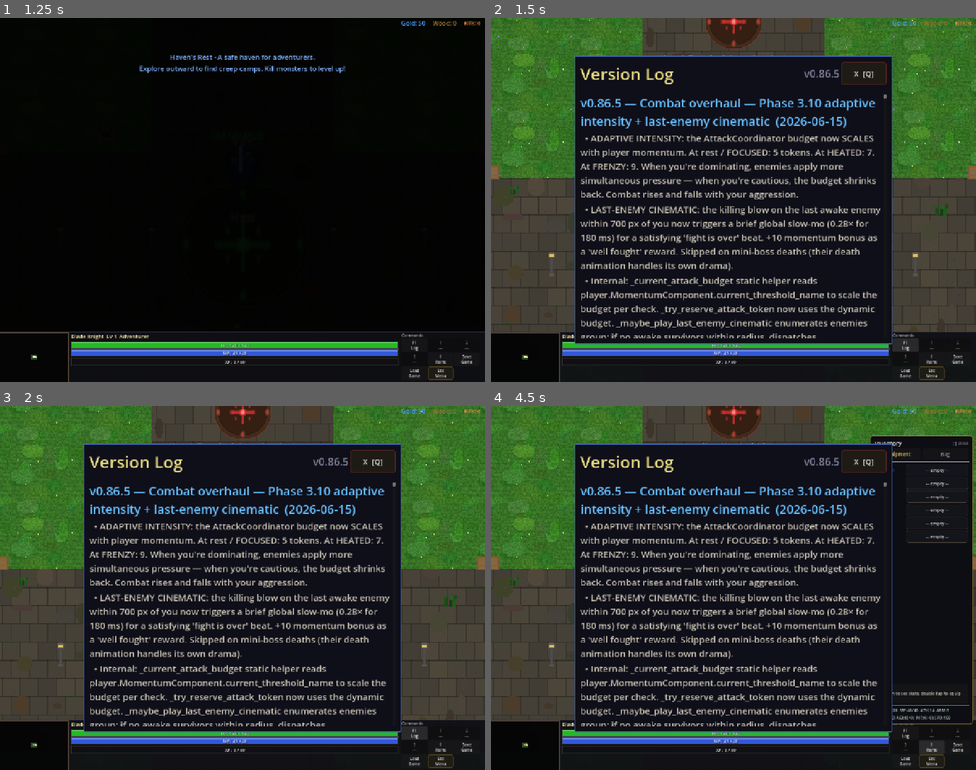
Above: before the commit, frames 1-4 (two rows, left to right).
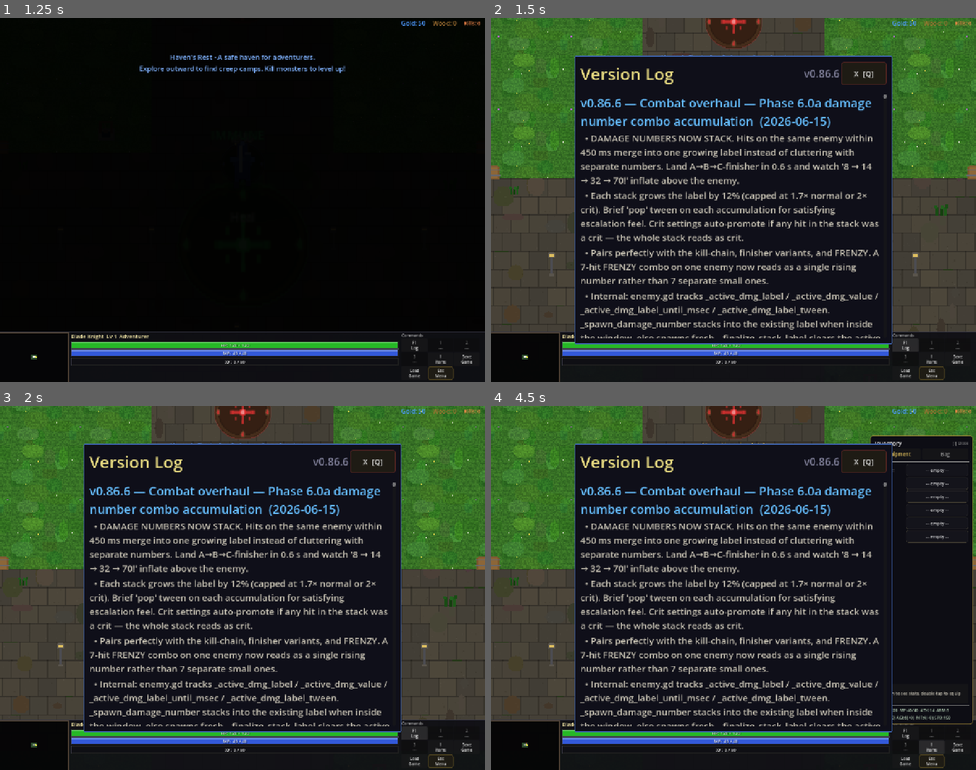
Above: after the commit, the same moments.

Repository: slxny/legends-open-rpg
Game: Godot game, scene res://scenes/main.tscn
The game is run twice, just before and just after one commit, with the same random seed, the same clock (stepped at 60 frames per second) and the same inputs.
Inputs (mouse positions are in pixels of both pictures, inside the frame that each line leads up to):
- Up to frame 1 (1.25 s): tap Enter at 0.5 s; move the mouse to (218, 272) at 0.52 s; hold W (move_up) from 0.53 s (still down); hold Q (ability_1) from 0.53 s (still down); click (218, 272) at 0.67 s
- Up to frame 2 (1.5 s): release W (move_up) at 1.25 s; release Q (ability_1) at 1.25 s; click "F1 Log" at 1.25 s
- Up to frame 3 (2 s): no input
- Up to frame 4 (4.5 s): click "1 ---" at 2 s; click "2 ---" at 2.75 s; click "3 ---" at 3.5 s; click "I Items" at 4.25 s

Frame 1 is identical in both runs. In frame 2, 11% of the frame differs, in the area x 18-81%, y 14-88%; in frame 3, 11%; in frame 4, 11%.

Commit message:
v0.86.6: Combat overhaul — Phase 6.0a damage number combo accumulation
DAMAGE NUMBERS NOW STACK. Hits on the same enemy within 450ms merge
into one growing label instead of cluttering with separate numbers.

A→B→C-finisher in 0.6s now reads as a single inflating label
('8 → 14 → 32 → 70!') instead of 4 separate small numbers stacked.

- enemy.gd: _active_dmg_label / _active_dmg_value /
  _active_dmg_label_until_msec / _active_dmg_label_tween track the
  current stacking label.
- _spawn_damage_number checks if we're inside the 450ms window with a
  valid active label. If yes: accumulate value, update text, kill old
  fade tween, scale up by 12% (capped at 1.7x normal / 2x crit),
  promote settings to crit if any stacking hit was crit, brief pop
  tween, restart fade with fresh window. If no: spawn fresh and
  register as active.
- _finalize_stack_label called at fade end: clears the active
  reference (if it was the active one) and routes to the existing
  _recycle_dmg_label pool path.

Pairs perfectly with kill-chain, finisher variants, and FRENZY. A
7-hit FRENZY combo on one enemy reads as a single rising number
instead of 7 separate small ones.

Headless: smoke all PASS, parse clean. Grep guard CLEAN.

Co-Authored-By: Claude Opus 4.7 (1M context) <noreply@anthropic.com>

Diff:
--- a/scenes/enemies/enemy.gd
+++ b/scenes/enemies/enemy.gd
@@ -108,6 +108,14 @@
 # Killing blow info for death animation selection
 var _last_hit_was_crit: bool = false
 var _overkill_ratio: float = 0.0
+# Phase 6.0a — damage number COMBO ACCUMULATION. Hits within
+# DMG_STACK_WINDOW_MS on this enemy merge into the existing floating
+# label, growing the number rather than cluttering with new labels.
+const DMG_STACK_WINDOW_MS: int = 450
+var _active_dmg_label: Label = null
+var _active_dmg_value: int = 0
+var _active_dmg_label_until_msec: int = 0
+var _active_dmg_label_tween: Tween = null
 # Phase 3.0a — enemy attack telegraph. Tracks whether the wind-up visual
 # has fired for the current attack cycle. The actual damage still applies
 # when _attack_timer hits 0; this just adds a visible anticipation phase
@@ -3162,18 +3170,53 @@
 		GameManager.game_message.emit("%s %s dropped!" % [rarity_name, item.get("name", "Item")], color)
 
 func _spawn_damage_number(amount: int, is_crit: bool) -> void:
+	var _zc = _get_zoom_compensation()
+	var now_msec: int = Time.get_ticks_msec()
+	# Phase 6.0a — combo accumulation: stack into existing active label
+	# if we're inside the stacking window.
+	if _active_dmg_label != null and is_instance_valid(_active_dmg_label) and now_msec < _active_dmg_label_until_msec:
+		_active_dmg_value += amount
+		_active_dmg_label.text = str(_active_dmg_value) + ("!" if is_crit else "")
+		# Promote to crit settings if this hit was a crit.
+		if is_crit:
+			_active_dmg_label.label_settings = _dmg_settings_crit
+		# Kill old fade tween and restart with a fresh window. Each stack
+		# grows the label by 12% for a satisfying escalation.
+		if _active_dmg_label_tween != null and _active_dmg_label_tween.is_valid():
+			_active_dmg_label_tween.kill()
+		_active_dmg_label.modulate.a = 1.0
+		_active_dmg_label.scale = _active_dmg_label.scale * 1.12
+		# Cap growth so the label doesn't fill the screen.
+		var max_s: float = _zc * (2.0 if is_crit else 1.7)
+		if _active_dmg_label.scale.x > max_s:
+			_active_dmg_label.scale = Vector2(max_s, max_s)
+		# Brief "pop" tween then fresh fade.
+		var stack_tween := create_tween()
+		stack_tween.tween_property(_active_dmg_label, "scale", _active_dmg_label.scale * 1.05, 0.04).set_trans(Tween.TRANS_BACK).set_ease(Tween.EASE_OUT)
+		stack_tween.tween_property(_active_dmg_label, "scale", _active_dmg_label.scale, 0.04)
+		stack_tween.set_parallel(true)
+		stack_tween.tween_property(_active_dmg_label, "position:y", _active_dmg_label.position.y - 8, 0.5)
+		stack_tween.tween_property(_active_dmg_label, "modulate:a", 0.0, 0.55).set_delay(0.2)
+		stack_tween.set_parallel(false)
+		stack_tween.tween_callback(_finalize_stack_label.bind(_active_dmg_label))
+		_active_dmg_label_until_msec = now_msec + DMG_STACK_WINDOW_MS
+		_active_dmg_label_tween = stack_tween
+		return
+	# No active label — spawn a fresh one and record it for future stacks.
 	var label: Label
 	if _dmg_label_pool.size() > 0:
 		label = _dmg_label_pool.pop_back()
 	else:
 		label = Label.new()
-	var _zc = _get_zoom_compensation()
 	label.text = str(amount) + ("!" if is_crit else "")
 	label.position = Vector2(randf_range(-10, 10) if not is_crit else randf_range(-6, 6), -30)
 	label.label_settings = _dmg_settings_crit if is_crit else _dmg_settings_normal
 	label.modulate.a = 1.0
 	label.scale = Vector2(_zc, _zc)
 	add_child(label)
+	_active_dmg_label = label
+	_active_dmg_value = amount
+	_active_dmg_label_until_msec = now_msec + DMG_STACK_WINDOW_MS
 	var tween = create_tween()
 	if is_crit:
 		label.scale = Vector2(0.4 * _zc, 0.4 * _zc)
@@ -3188,7 +3231,19 @@
 		tween.tween_property(label, "position:y", label.position.y - 28, 0.55)
 		tween.tween_property(label, "modulate:a", 0.0, 0.55).set_delay(0.15)
 		tween.set_parallel(false)
-	tween.tween_callback(_recycle_dmg_label.bind(label))
+	_active_dmg_label_tween = tween
+	tween.tween_callback(_finalize_stack_label.bind(label))
+
+
+# Phase 6.0a — finalize a damage label. Clears the active reference
+# (if this was the active one) and recycles into the pool.
+func _finalize_stack_label(label: Label) -> void:
+	if _active_dmg_label == label:
+		_active_dmg_label = null
+		_active_dmg_value = 0
+		_active_dmg_label_tween = null
+	_recycle_dmg_label(label)
+
 
 static func _recycle_dmg_label(label: Label) -> void:
 	if is_instance_valid(label):
--- a/scenes/ui/changelog_dialog.gd
+++ b/scenes/ui/changelog_dialog.gd
@@ -9,9 +9,20 @@
 var _is_visible: bool = false
 var _is_mobile: bool = false
 
-const GAME_VERSION := "v0.86.5"
+const GAME_VERSION := "v0.86.6"
 
 const CHANGELOG: Array[Dictionary] = [
+	{
+		"version": "v0.86.6",
+		"title": "Combat overhaul — Phase 6.0a damage number combo accumulation",
+		"date": "2026-06-15",
+		"entries": [
+			"DAMAGE NUMBERS NOW STACK. Hits on the same enemy within 450 ms merge into one growing label instead of cluttering with separate numbers. Land A→B→C-finisher in 0.6 s and watch '8 → 14 → 32 → 70!' inflate above the enemy.",
+			"Each stack grows the label by 12% (capped at 1.7× normal or 2× crit). Brief 'pop' tween on each accumulation for satisfying escalation feel. Crit settings auto-promote if any hit in the stack was a crit — the whole stack reads as crit.",
+			"Pairs perfectly with the kill-chain, finisher variants, and FRENZY. A 7-hit FRENZY combo on one enemy now reads as a single rising number rather than 7 separate small ones.",
+			"Internal: enemy.gd tracks _active_dmg_label / _active_dmg_value / _active_dmg_label_until_msec / _active_dmg_label_tween. _spawn_damage_number stacks into the existing label when inside the window, else spawns fresh. _finalize_stack_label clears the active reference + recycles via the pool.",
+		]
+	},
 	{
 		"version": "v0.86.5",
 		"title": "Combat overhaul — Phase 3.10 adaptive intensity + last-enemy cinematic",
